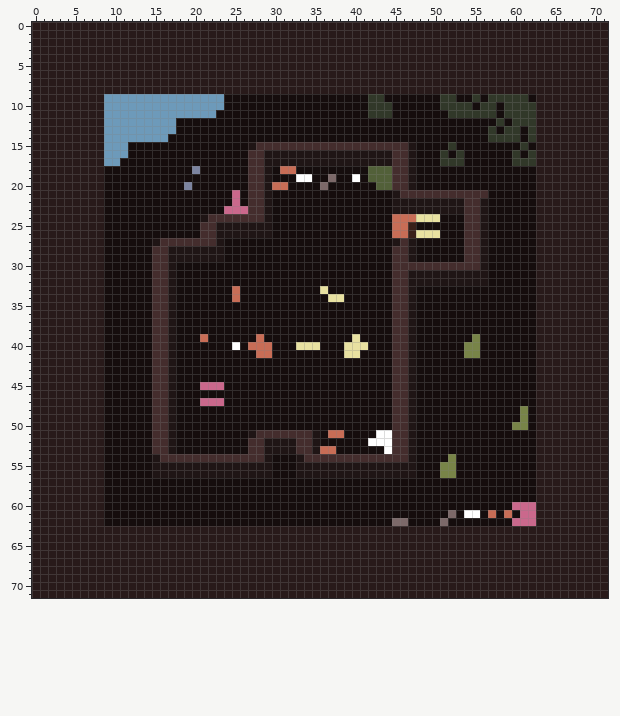
Sprite sheet -- 301level.png. This is how it looked before the edit.
The file is 72x72 pixels.
The result:
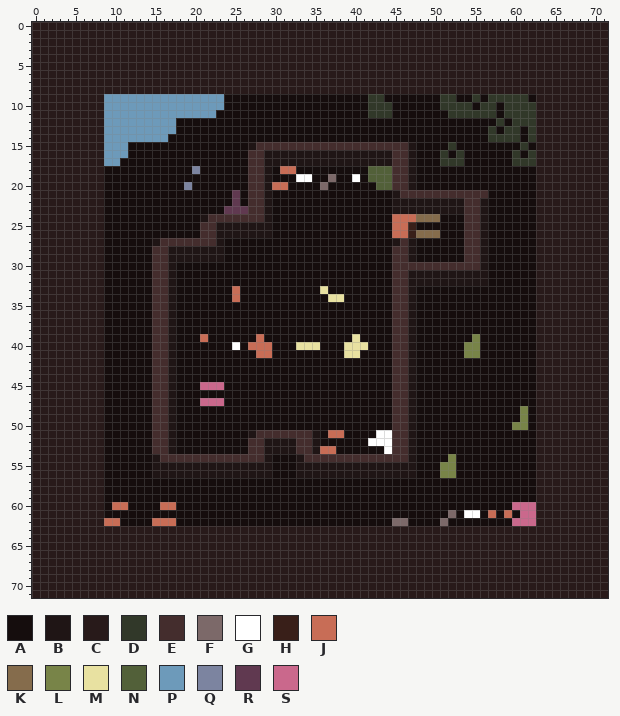
Palette (. is transparent): A #150d0d  B #1f1515  C #281a1a  D #313829  E #442d2d  F #7c6969  G #ffffff  H #391f19  J #c86d56  K #856c4c  L #788448  M #e8e1a1  N #526039  P #6d9aba  Q #7c84a0  R #603950  S #ca688c
Diff:
y 21..22: x 25 S -> R
y 23: x 24..26 SSS -> RRR
y 24: x 48..50 MMM -> KKK
y 26: x 48..50 MMM -> KKK
y 60: x 10..11 AA -> JJ; x 16..17 AA -> JJ
y 62: x 9..10 AA -> JJ; x 15..17 AAA -> JJJ
Changed places in both pictures, as pixel boxes (x1, y1, x2, y2):
changed: (224, 190, 248, 214)
changed: (416, 214, 440, 238)
changed: (104, 502, 128, 526)
changed: (152, 502, 176, 526)
